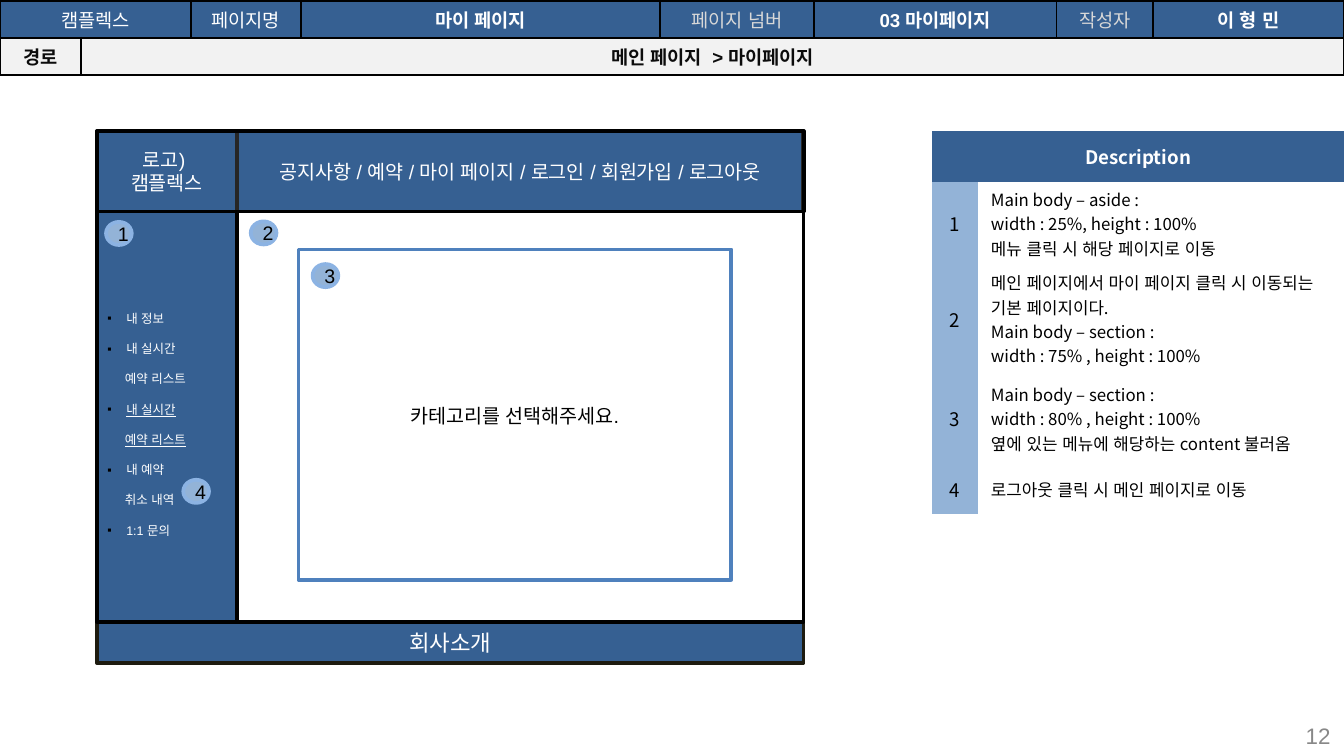
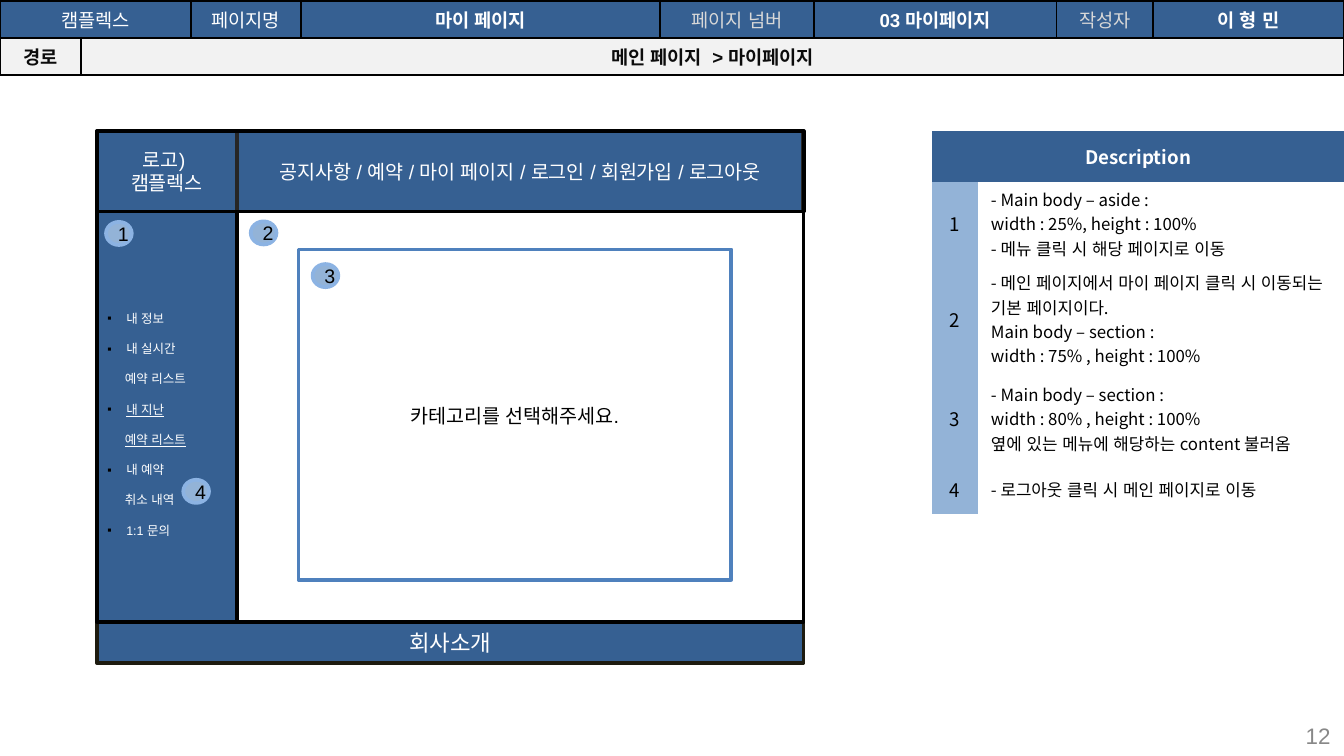
Before and after one commit to seoulsudal/CamFlexProject, a slide deck: slide 12 of 프로젝트 산출물/9. 스토리보드/캠플렉스 사용자_스토리보드.pptx. Drawn at 1344x756 pixels with LibreOffice and Linux fonts; fonts in the diff are those of the drawing. Boxes give left, top, right and bottom in pixels: in the first picture for what was removed or moved away, otherwise in the second. Text is boxed around its words. In the diff, an @@ line names an element or a change of style, - is before the commit and + after.

```diff
--- a/프로젝트 산출물/9. 스토리보드/캠플렉스 사용자_스토리보드.pptx
+++ b/프로젝트 산출물/9. 스토리보드/캠플렉스 사용자_스토리보드.pptx
@@ table at (933,132,1344,502) @@
-row 2, column 2: Main body – aside : / width : 25%, height : 100% / 메뉴 클릭 시 해당 페이지로 이동
+row 2, column 2: - Main body – aside : / width : 25%, height : 100% / - 메뉴 클릭 시 해당 페이지로 이동
-row 3, column 2: 메인 페이지에서 마이 페이지 클릭 시 이동되는 기본 페이지이다. / Main body – section : / width : 75% , height : 100%
+row 3, column 2: - 메인 페이지에서 마이 페이지 클릭 시 이동되는 기본 페이지이다. / Main body – section : / width : 75% , height : 100%
-row 4, column 2: Main body – section : / width : 80% , height : 100% / 옆에 있는 메뉴에 해당하는 content 불러옴
+row 4, column 2: - Main body – section : / width : 80% , height : 100% / 옆에 있는 메뉴에 해당하는 content 불러옴
-row 5, column 2: 로그아웃 클릭 시 메인 페이지로 이동
+row 5, column 2: - 로그아웃 클릭 시 메인 페이지로 이동
@@ text in rectangle at (126,403,164,417): text changed @@
-▪ 내 실시간
+▪ 내 지난
```
Also in this commit, not shown: 13 other slides changed, 3 slides added, 1 slide removed, 22 other files.
